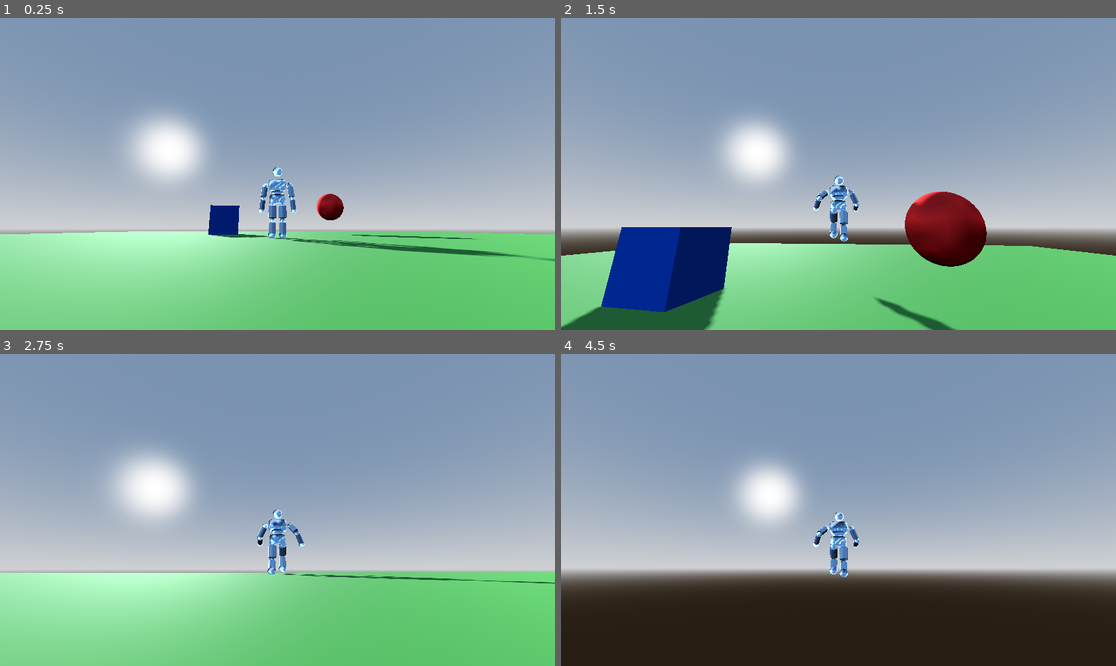
Above: before the commit, frames 1-4 (two rows, left to right).
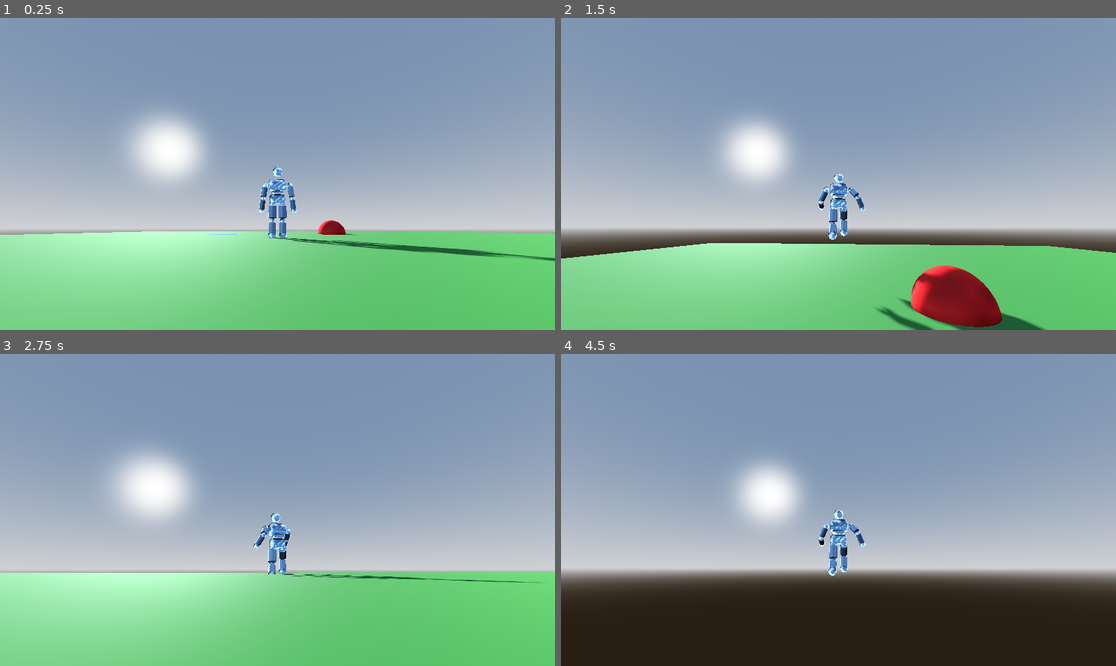
Above: after the commit, the same moments.

Repository: RonStew2019/Xenolith
Game: Godot game, scene res://main.tscn
The game is run twice, just before and just after one commit, with the same random seed, the same clock (stepped at 60 frames per second) and the same inputs.
Inputs (mouse positions are in pixels of both pictures, inside the frame that each line leads up to):
- Up to frame 1 (0.25 s): no input
- Up to frame 2 (1.5 s): move the mouse to (866, 174) at 0.52 s; hold Right mouse button (cross_right) 0.53-1.28 s; hold W (move_forward) from 0.53 s (still down); tap Space (jump) at 0.77 s; move the mouse to (810, 174) at 1.27 s; click (810, 174) at 1.35 s
- Up to frame 3 (2.75 s): keep holding W (move_forward); tap Space (jump) at 1.52 s; move the mouse to (288, 503) at 2.02 s; hold Right mouse button (cross_right) from 2.03 s (still down)
- Up to frame 4 (4.5 s): keep holding W (move_forward); move the mouse to (832, 516) at 2.77 s; release Right mouse button (cross_right) at 2.78 s; click (832, 516) at 2.85 s; tap Space (jump) at 3.02, 3.77 s; move the mouse to (877, 513) at 3.52 s; hold Right mouse button (cross_right) 3.53-4.28 s; move the mouse to (794, 506) at 4.27 s; click (794, 506) at 4.35 s

The runs differ from the first frame. In frame 1, 1.6% of the frame differs, in the area x 0-100%, y 48-78%; in frame 2, 14%, in the area x 0-100%, y 49-100%; in frame 3, 0.8%; in frame 4, 0.7%.

Commit message:
we got strikes now too

Diff:
--- a/main.tscn
+++ b/main.tscn
@@ -43,6 +43,7 @@
 shadow_enabled = true
 
 [node name="Ground" type="MeshInstance3D" parent="." unique_id=120757685]
+transform = Transform3D(1, 0, 0, 0, 1, 0, 0, 0, 1, 1, 1, 0)
 mesh = SubResource("plane_mesh")
 surface_material_override/0 = SubResource("ground_mat")
 
Not shown, changed: character.gltf
Not shown, changed: generate_character.py
